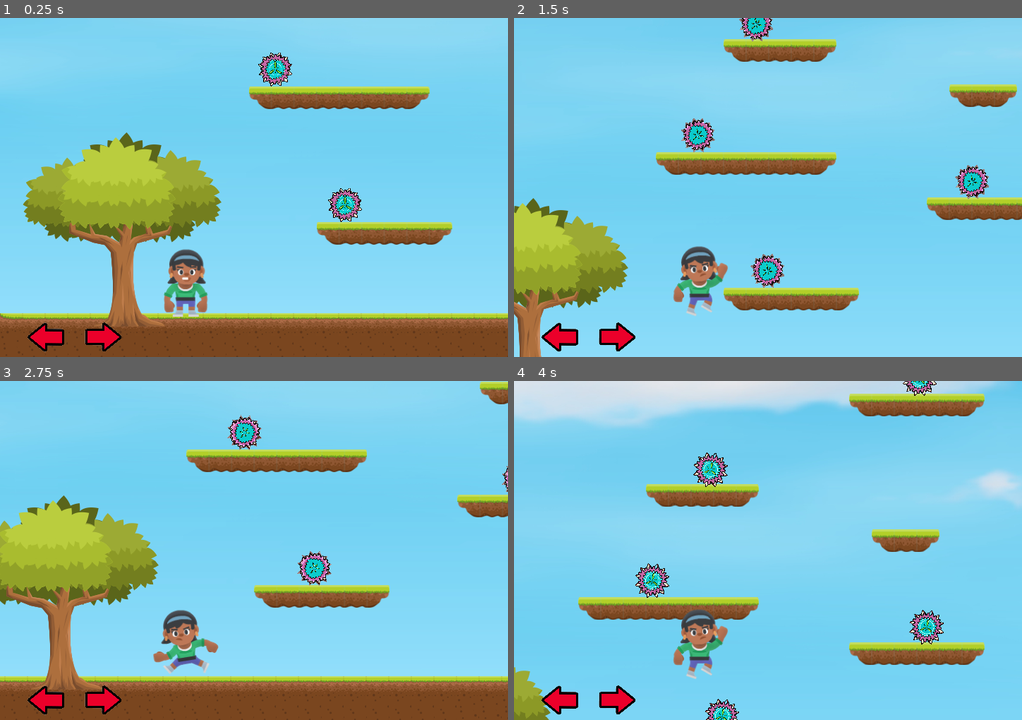
Above: before the commit, frames 1-4 (two rows, left to right).
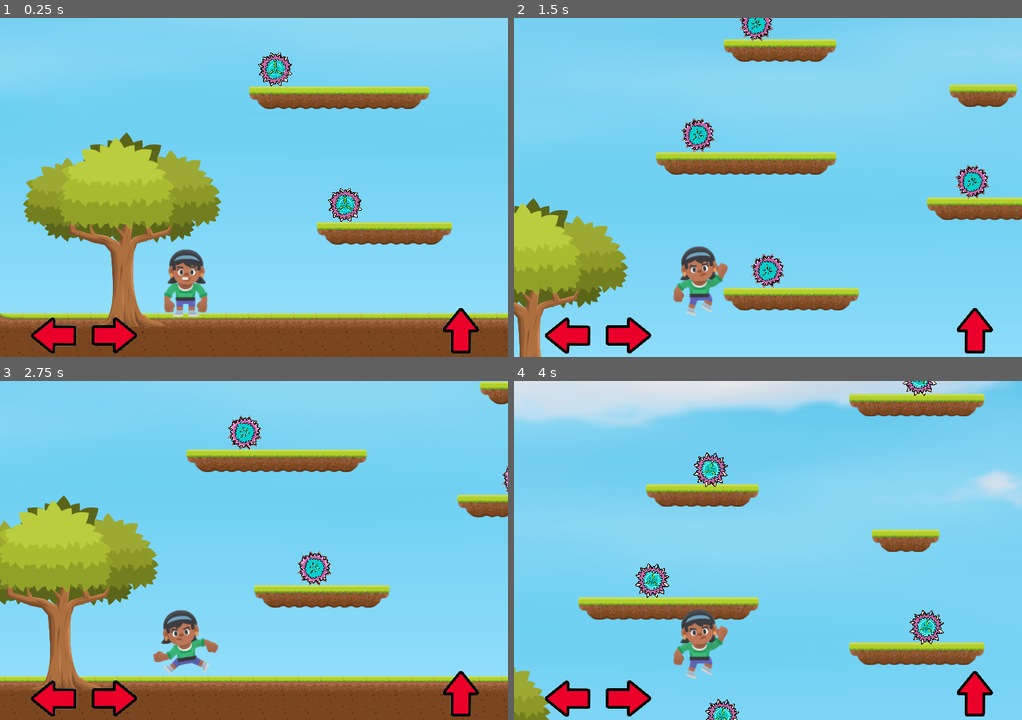
Above: after the commit, the same moments.

Repository: joaoalvescs/MatterOfSecurity
Game: Godot game, scene res://levels/level1.tscn
Two runs of this game, one before a commit and one after it. Both use one fixed random seed, a clock stepped at 60 frames per second and the inputs below.
Inputs:
- Up to frame 1 (0.25 s): no input
- Up to frame 2 (1.5 s): hold Right (ui_right) from 0.53 s (still down); tap Up (ui_up) at 0.77 s
- Up to frame 3 (2.75 s): tap Up (ui_up) at 1.52 s; release Right (ui_right) at 2.03 s; hold Left (ui_left) from 2.03 s (still down)
- Up to frame 4 (4 s): release Left (ui_left) at 2.78 s; hold Right (ui_right) from 2.78 s (still down); tap Up (ui_up) at 3.02, 3.77 s

The runs differ from the first frame. In frame 1, 1.5% of the frame differs, in the area x 5-95%, y 85-100%; in frame 2, 1.5%; in frame 3, 1.5%; in frame 4, 1.5%.

Commit message:
tela corrigida para rodar em qualquer dispositivo Android!

Diff:
--- a/levels/level1.tscn
+++ b/levels/level1.tscn
@@ -372,20 +372,20 @@
 [node name="gamepad" type="Node2D" parent="Hud"]
 
 [node name="left" type="TouchScreenButton" parent="Hud/gamepad"]
-position = Vector2( 38.9488, 431.254 )
-scale = Vector2( 0.2, 0.2 )
+position = Vector2( 43.3594, 423.871 )
+scale = Vector2( 0.25, 0.25 )
 normal = ExtResource( 19 )
 action = "ui_left"
 
 [node name="right" type="TouchScreenButton" parent="Hud/gamepad"]
-position = Vector2( 120.411, 430.901 )
-scale = Vector2( 0.2, 0.2 )
+position = Vector2( 129.714, 423.473 )
+scale = Vector2( 0.25, 0.25 )
 normal = ExtResource( 20 )
 action = "ui_right"
 
 [node name="up" type="TouchScreenButton" parent="Hud/gamepad"]
-position = Vector2( 839.609, 421.287 )
-scale = Vector2( 0.2, 0.2 )
+position = Vector2( 627.121, 410.048 )
+scale = Vector2( 0.25, 0.25 )
 normal = ExtResource( 21 )
 action = "ui_up"
 [connection signal="body_entered" from="player/feet" to="player" method="_on_feet_body_entered"]
--- a/project.godot
+++ b/project.godot
@@ -24,7 +24,6 @@
 window/size/width=720
 window/size/height=480
 window/stretch/mode="2d"
-window/stretch/aspect="expand"
 
 [importer_defaults]
 
